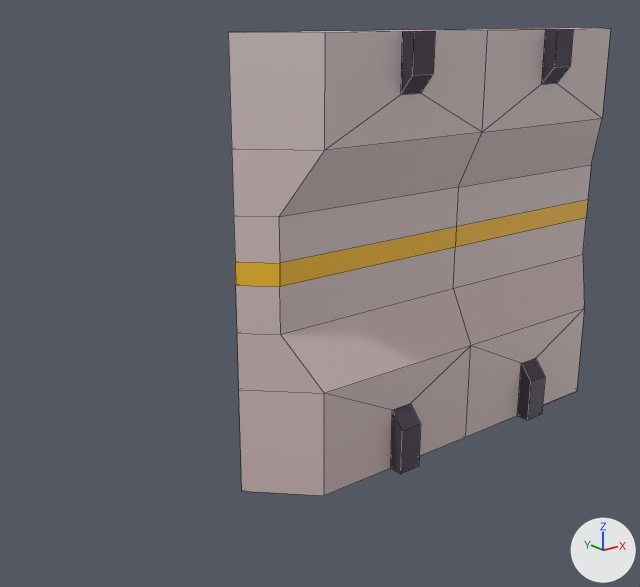
What one commit did to the FBX model Assets/Models/Wall.fbx.
One viewpoint serves both versions: a camera (50 mm lens) standing at (-30.7, -22.7, 15.5) and looking at (-12.4, 0.2, 6.3). The axes (+X, +Y, +Z) are drawn at lower right. The lights are the same throughout. Mesh edges are drawn as thin lines. Where no turn or scale is listed for an object, it has been applied to the vertices.

Names of what the first picture shows: 'Wall'.
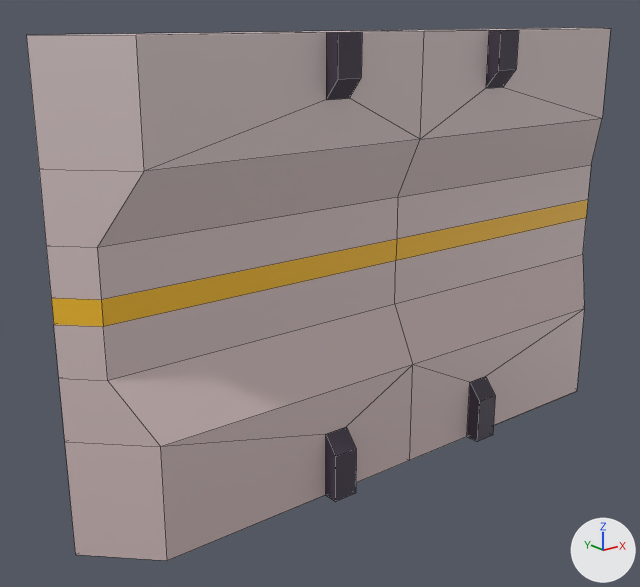
Commit message: Changed wall size

The edits, one by one:
me_cube_002 has 80 vertices, 78 faces and spans x -16.0..2.0, y -2.5..0.0, z 0.0..15.0.
me_cube_002 is used by ob_wall; location (0.0, 0.0, 0.0).
me_cube_002 part 1: all 16 vertices in x -16.0..-14.0, y -2.0..0.0, z 0.0..15.0 are moved by (-6.0, 0.0, 0.0).
me_cube_002 part 2: all 48 vertices in x -10.9..-3.1, y -2.5..0.0, z 0.0..15.0 are moved by (-3.0, 0.0, 0.0).

Location of each change, [x1, y1, x2, y2] in pixels of the pictures (640 x 587 px; the box of a moved part takes in the faces that stretch with it):
'Wall', reshaped (53% wider, 14% taller): before [228, 28, 611, 496]; after [26, 28, 611, 561]
part 1 of me_cube_002, moved or reshaped: before [228, 30, 482, 496]; after [26, 30, 420, 561]
part 2 of me_cube_002, moved or reshaped: before [391, 28, 611, 474]; after [326, 28, 611, 502]
